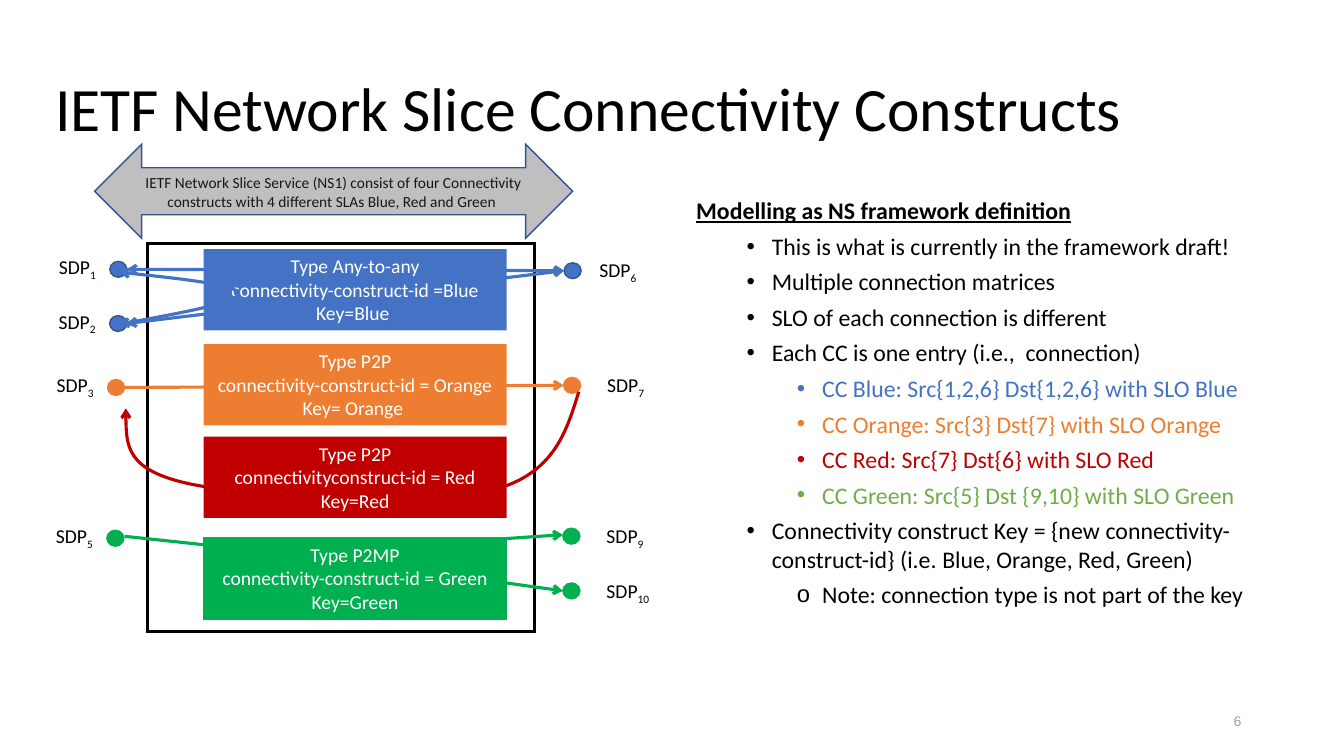
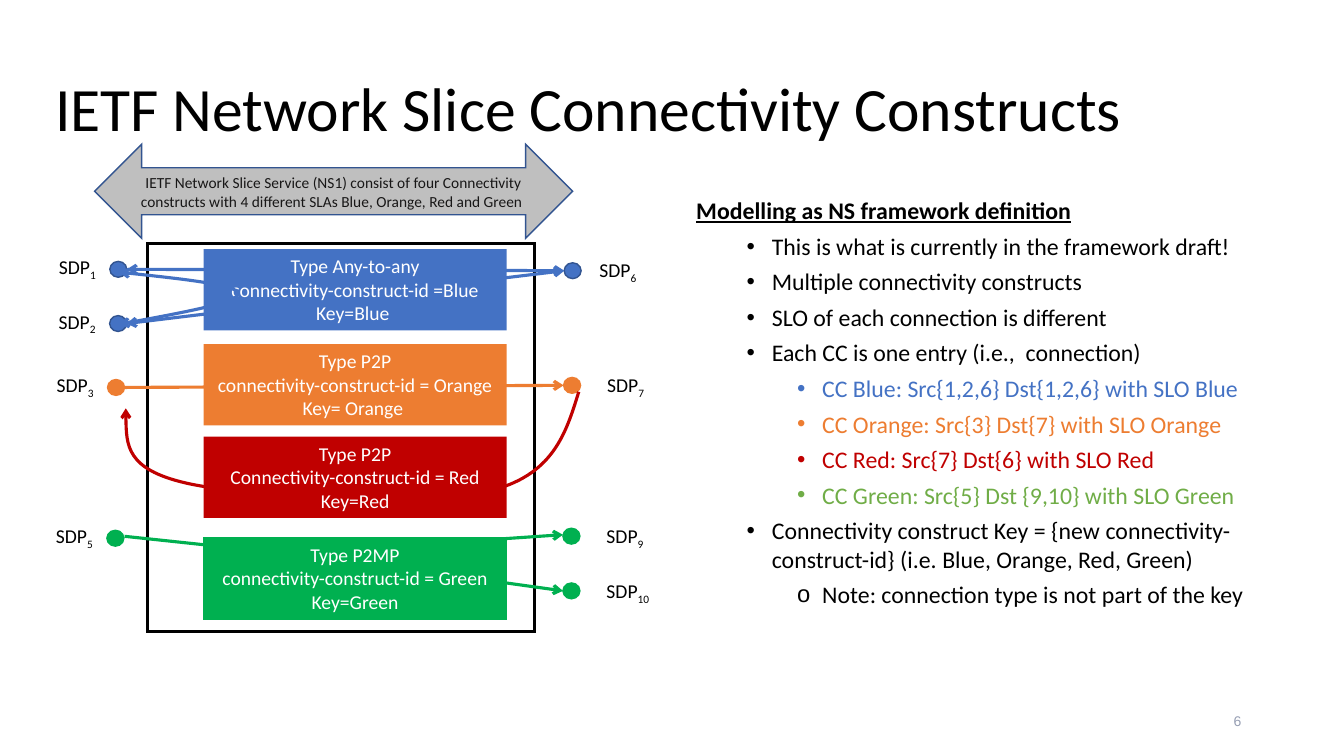
Before and after one commit to IETF-TEAS-WG/network-slice-topology, a slide deck: slide 6 of meeting-materials/draft-liu-teas-transport-network-slice-yang-07-ietf-118.pptx. Drawn at 1344x756 pixels with LibreOffice and Linux fonts; fonts in the diff are those of the drawing; background and template pictures are left out. Boxes give left, top, right and bottom in pixels: in the first picture for what was removed or moved away, otherwise in the second. Text is boxed around its words. In the diff, an @@ line names an element or a change of style, - is before the commit and + after.

```diff
--- a/meeting-materials/draft-liu-teas-transport-network-slice-yang-07-ietf-118.pptx
+++ b/meeting-materials/draft-liu-teas-transport-network-slice-yang-07-ietf-118.pptx
@@ text in left right arrow at (141, 177, 522, 210): text changed @@
-IETF Network Slice Service (NS1) consist of four Connectivity constructs with 4 different SLAs Blue, Red and Green
+IETF Network Slice Service (NS1) consist of four Connectivity constructs with 4 different SLAs Blue, Orange, Red and Green
@@ text at (772, 273, 1082, 294): text changed @@
-  • Multiple connection matrices
+  • Multiple connectivity constructs
@@ text in rectangle at (230, 470, 479, 487): text changed @@
-connectivityconstruct-id = Red
+Connectivity-construct-id = Red
```
